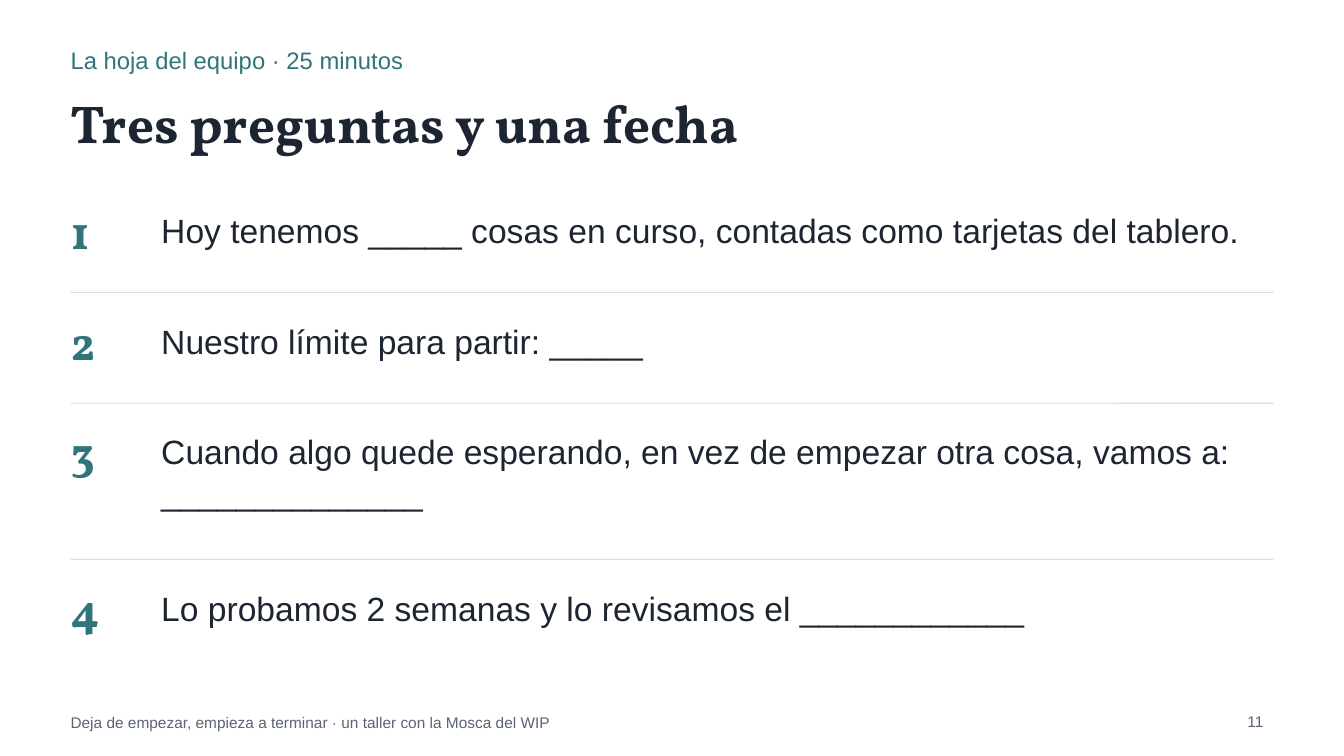
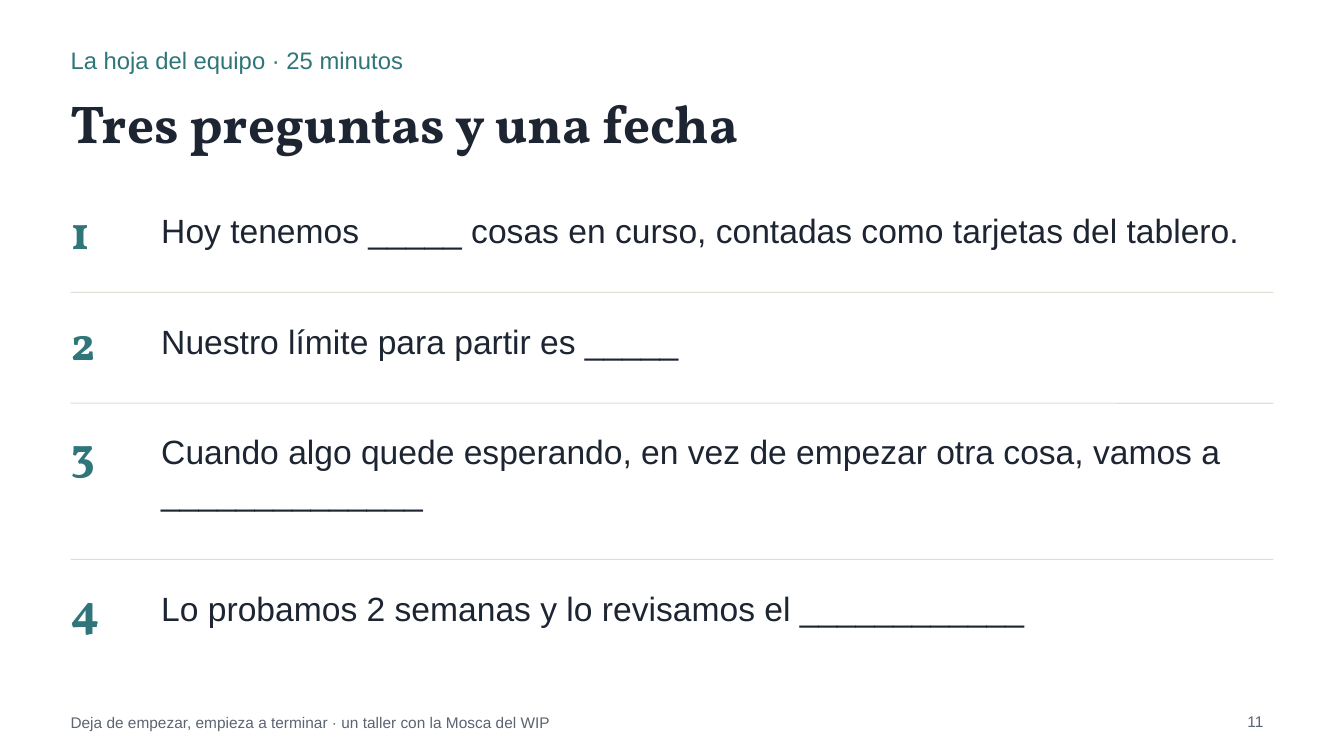
Before and after one commit to ferfelan/mosca-del-wip, a slide deck: slide 11 of public/taller/Mosca-del-WIP-Taller-Presentacion.pptx. Drawn at 1344x756 pixels with LibreOffice and Linux fonts; fonts in the diff are those of the drawing. Boxes give left, top, right and bottom in pixels: in the first picture for what was removed or moved away, otherwise in the second. Text is boxed around its words. In the diff, an @@ line names an element or a change of style, - is before the commit and + after.

```diff
--- a/public/taller/Mosca-del-WIP-Taller-Presentacion.pptx
+++ b/public/taller/Mosca-del-WIP-Taller-Presentacion.pptx
@@ text at bbox=[161, 329, 575, 361]: text changed @@
-Nuestro límite para partir: _____
+Nuestro límite para partir es _____
@@ text at bbox=[161, 439, 1220, 471]: text changed @@
-Cuando algo quede esperando, en vez de empezar otra cosa, vamos a: ______________
+Cuando algo quede esperando, en vez de empezar otra cosa, vamos a ______________
```
Also in this commit, not shown: 7 other slides changed, 26 other files.
